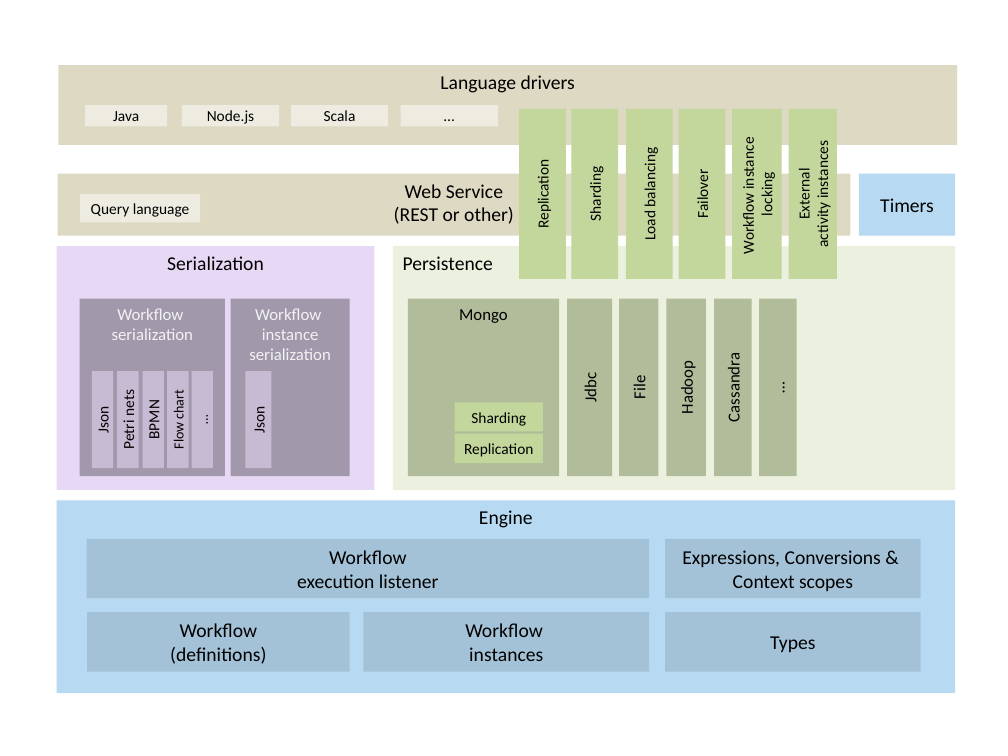
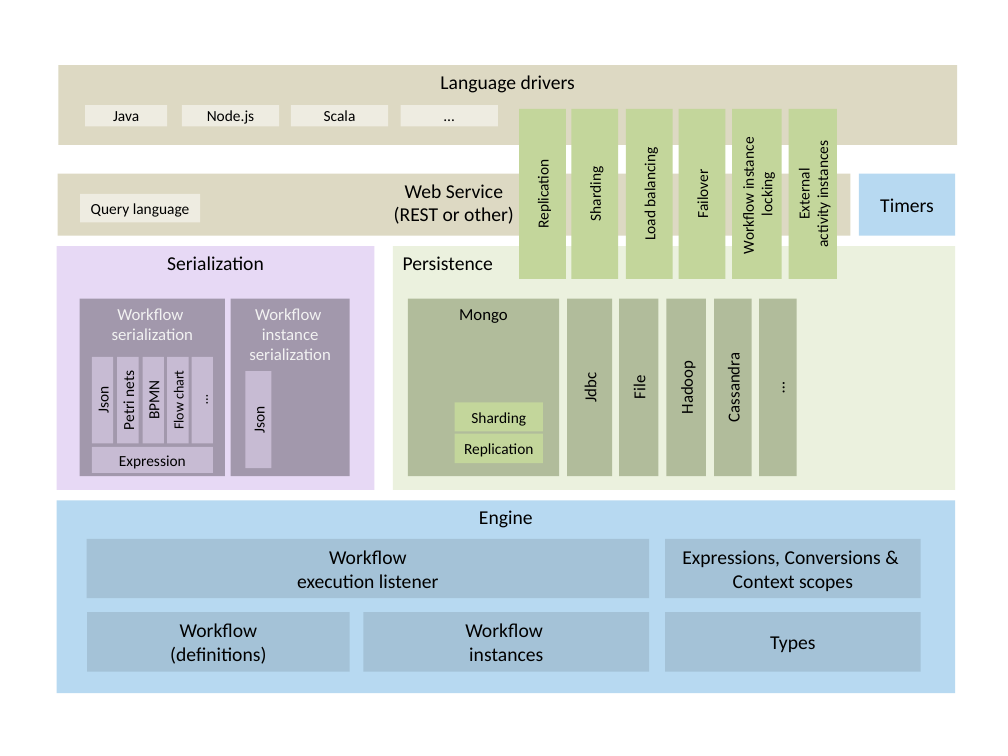
Before and after one commit to tombaeyens/pwe, a slide deck: slide 1 of java-ch03/src/docs/Architecture.pptx. Drawn at 1008x756 pixels with LibreOffice and Linux fonts; fonts in the diff are those of the drawing. Boxes give left, top, right and bottom in pixels: in the first picture for what was removed or moved away, otherwise in the second. Text is boxed around its words. In the diff, an @@ line names an element or a change of style, - is before the commit and + after.

```diff
--- a/java-ch03/src/docs/Architecture.pptx
+++ b/java-ch03/src/docs/Architecture.pptx
@@ rectangle "Json": place and size @@
-rectangle "Json" at (92,371,113,468)
+rectangle "Json" at (92,356,113,443)
@@ rectangle "Petri nets": place and size @@
-rectangle "Petri nets" at (117,371,139,468)
+rectangle "Petri nets" at (117,356,139,443)
@@ rectangle "BPMN": place and size @@
-rectangle "BPMN" at (143,371,164,468)
+rectangle "BPMN" at (143,356,164,443)
@@ rectangle "Flow chart": place and size @@
-rectangle "Flow chart" at (167,371,188,468)
+rectangle "Flow chart" at (168,356,189,443)
@@ rectangle "…": place and size @@
-rectangle "…" at (192,371,213,468)
+rectangle "…" at (192,356,213,443)
@@ rectangle added at (92,447,213,473), fill #C7BBD3, 11 pt, text #000000 @@
+Expression
```
Also in this commit, not shown: 38 other files.
